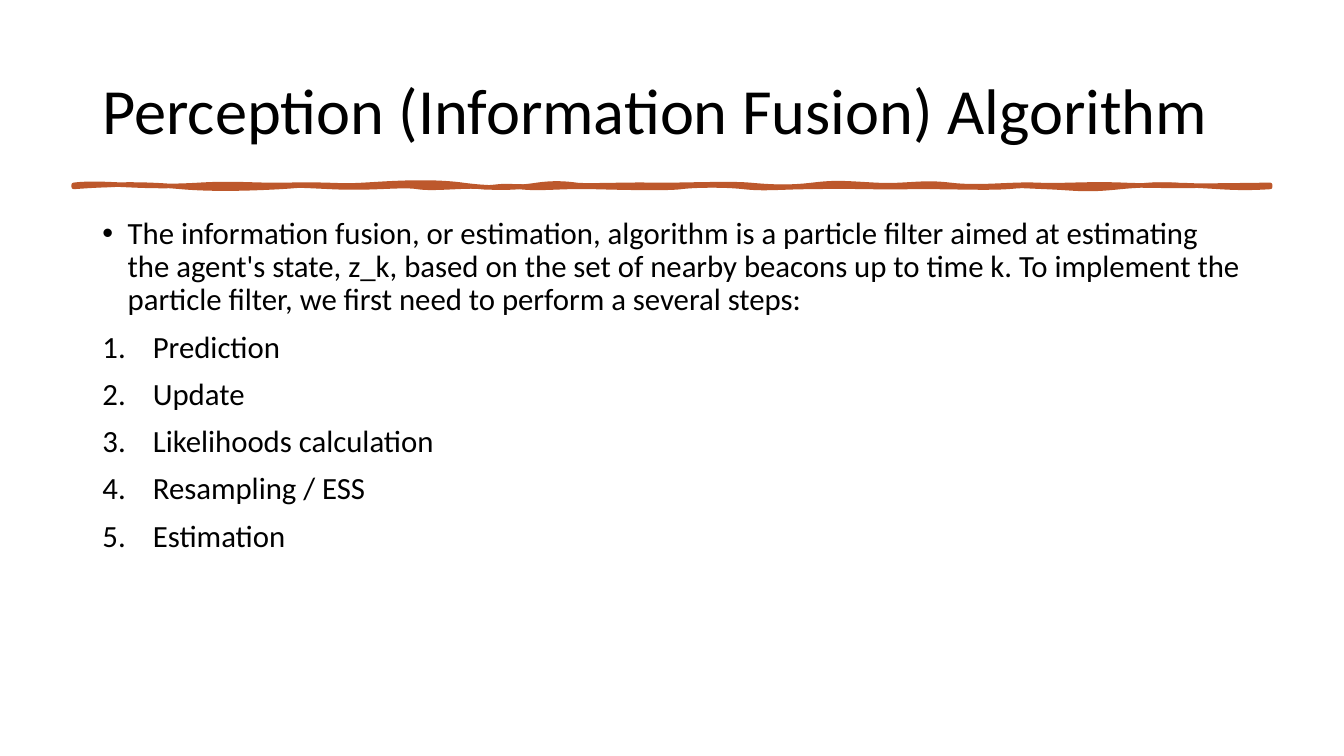
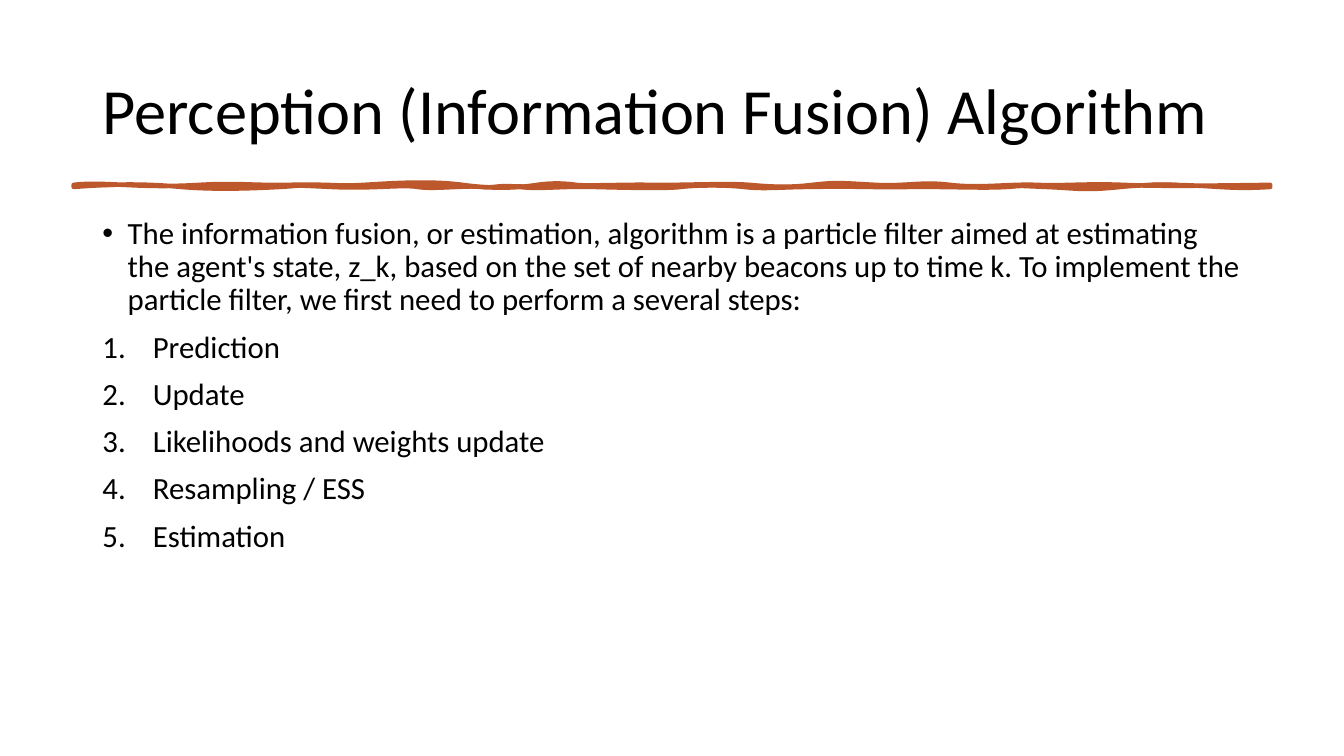
Before and after one commit to yarin4444/INFORMATION-PROCESSING-IN-AUTONOMOUS-SYSTEMS, a slide deck: slide 6 of Presentation.pptx. Drawn at 1344x756 pixels with LibreOffice and Linux fonts; fonts in the diff are those of the drawing. Boxes give left, top, right and bottom in pixels: in the first picture for what was removed or moved away, otherwise in the second. Text is boxed around its words. In the diff, an @@ line names an element or a change of style, - is before the commit and + after.

```diff
--- a/Presentation.pptx
+++ b/Presentation.pptx
@@ text at (153, 430, 544, 458): text changed @@
-3. Likelihoods calculation
+3. Likelihoods and weights update
```
Also in this commit, not shown: 4 other slides changed.
